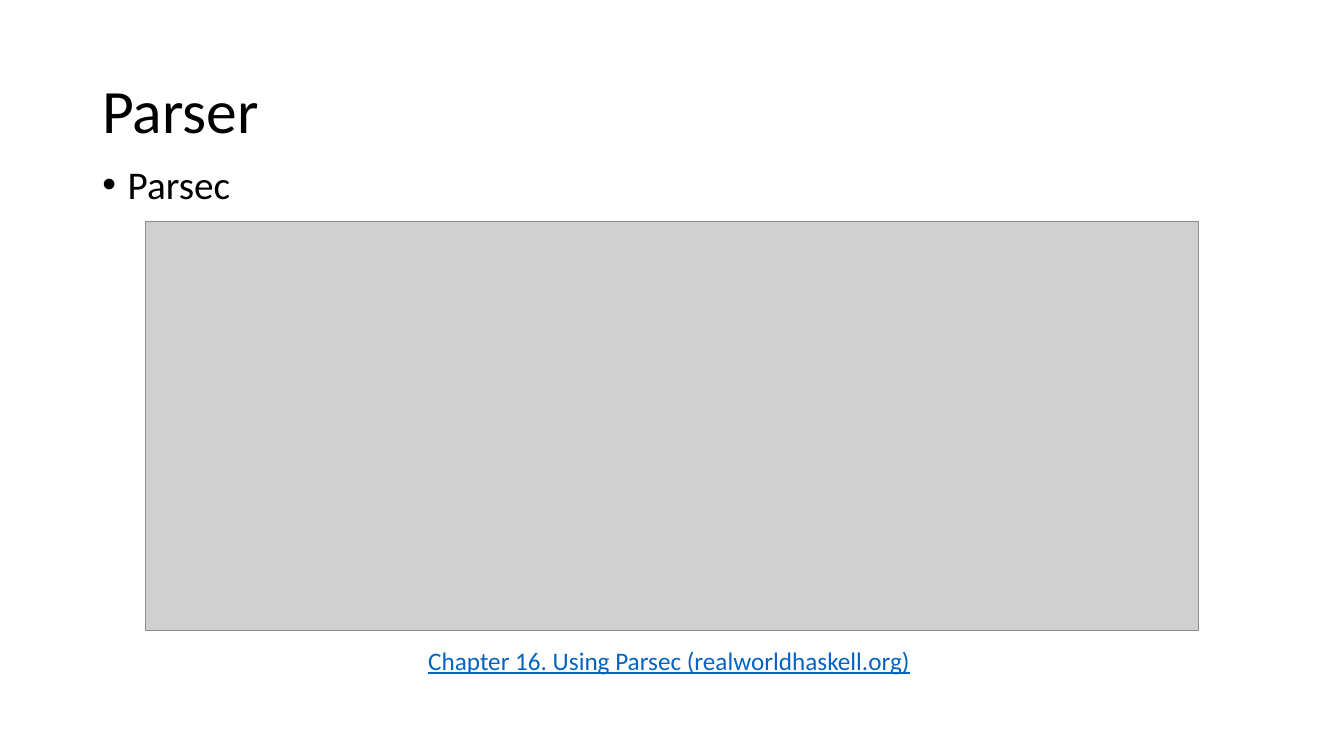
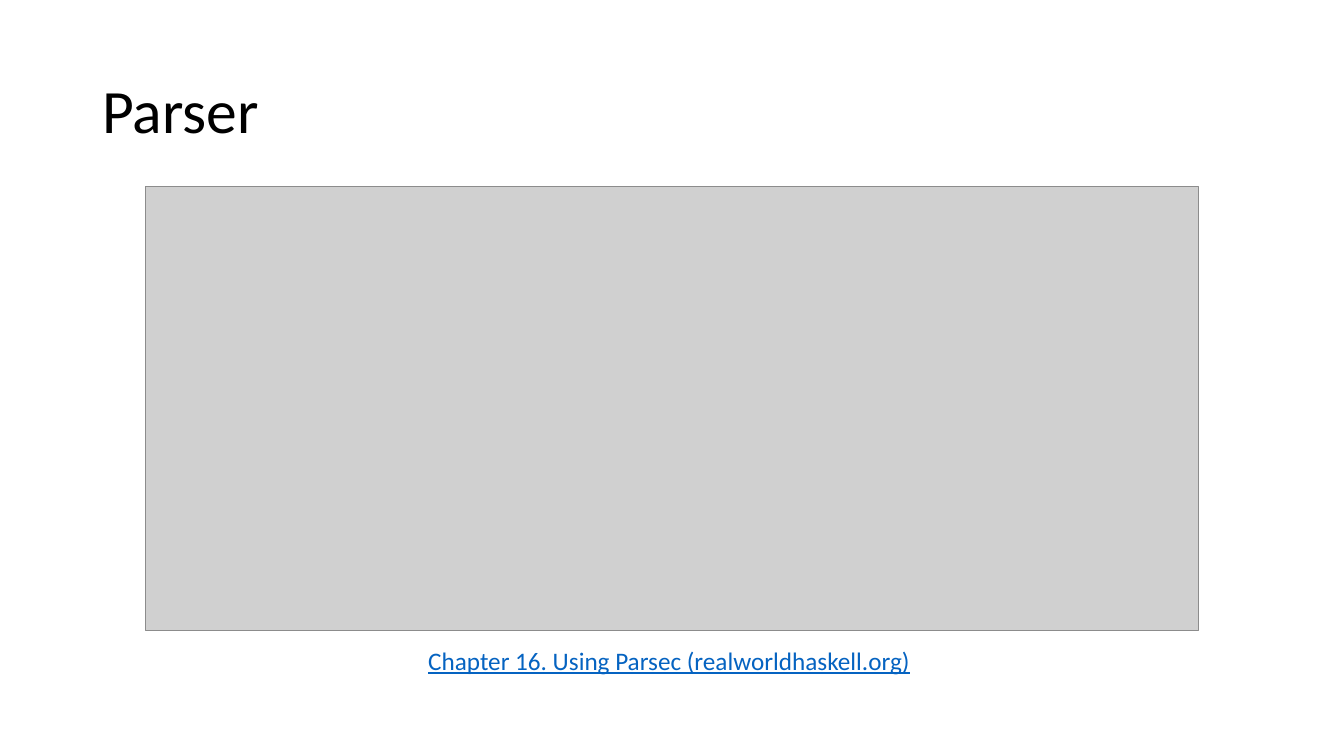
Before and after one commit to SturdyPose/Taskell-bachelor-thesis, a slide deck: slide 9 of TacitProgramming.pptx. Drawn at 1344x756 pixels with LibreOffice and Linux fonts; fonts in the diff are those of the drawing; grey boxes stand for pictures. Boxes give left, top, right and bottom in pixels: in the first picture for what was removed or moved away, otherwise in the second. Text is boxed around its words. In the diff, an @@ line names an element or a change of style, - is before the commit and + after.

Commit message:
Update presentation

```diff
--- a/TacitProgramming.pptx
+++ b/TacitProgramming.pptx
@@ text removed at [128,174,230,200] @@
-• Parsec
@@ picture: place and size @@
-picture at [146,222,1199,631]
+picture at [146,187,1199,631]
```
